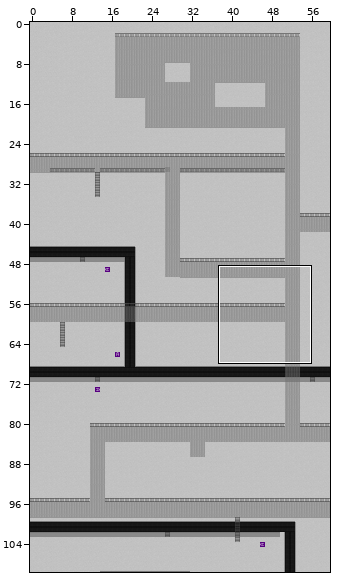
Tiled map (JSON) -- main/resources/worlds/FactoryFloor.json. The picture above shows the old version from afar; the outline marks the close-up.
Close-up. Before the commit:
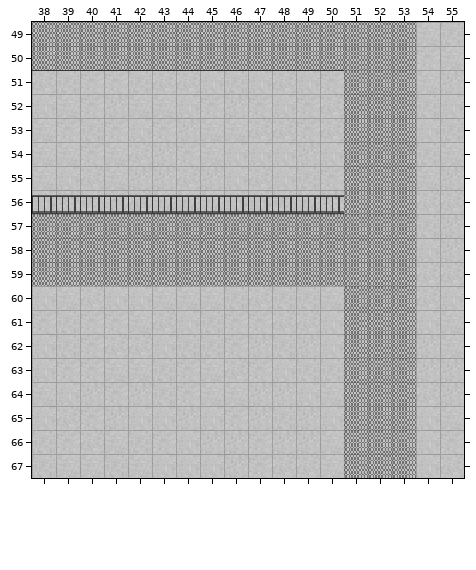
Cells are 16x16 px. Shown: x 38..55, y 49..67. The commit also changed other parts of the map, which this record leaves out.
Now the later version:
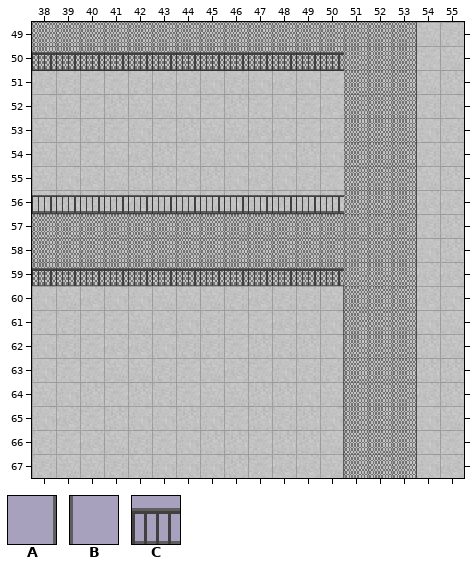
Key: from "Cat": A 16, B 20, C 30.
_ is an empty cell, . an unchanged one.
Changes in this commit:
--- layer "Catwalk"
@@ x 50..54 @@
-49 ...._
-50 ...._
-51 ...._
-52 ...._
-53 ...._
-54 ...._
-55 ...._
-56 ...._
-57 ...._
-58 ...._
-59 ...._
-60 _..._
-61 _..._
-62 _..._
-63 _..._
-64 _..._
-65 _..._
-66 _..._
-67 _..._
+49 ....B
+50 ....B
+51 ....B
+52 ....B
+53 ....B
+54 ....B
+55 ....B
+56 ....B
+57 ....B
+58 ....B
+59 ....B
+60 A...B
+61 A...B
+62 A...B
+63 A...B
+64 A...B
+65 A...B
+66 A...B
+67 A...B
--- layer "Bottom Top Rail"
@@ x 38..50 @@
-50 _____________
+50 CCCCCCCCCCCCC
@@ x 38..50 @@
-59 _____________
+59 CCCCCCCCCCCCC
